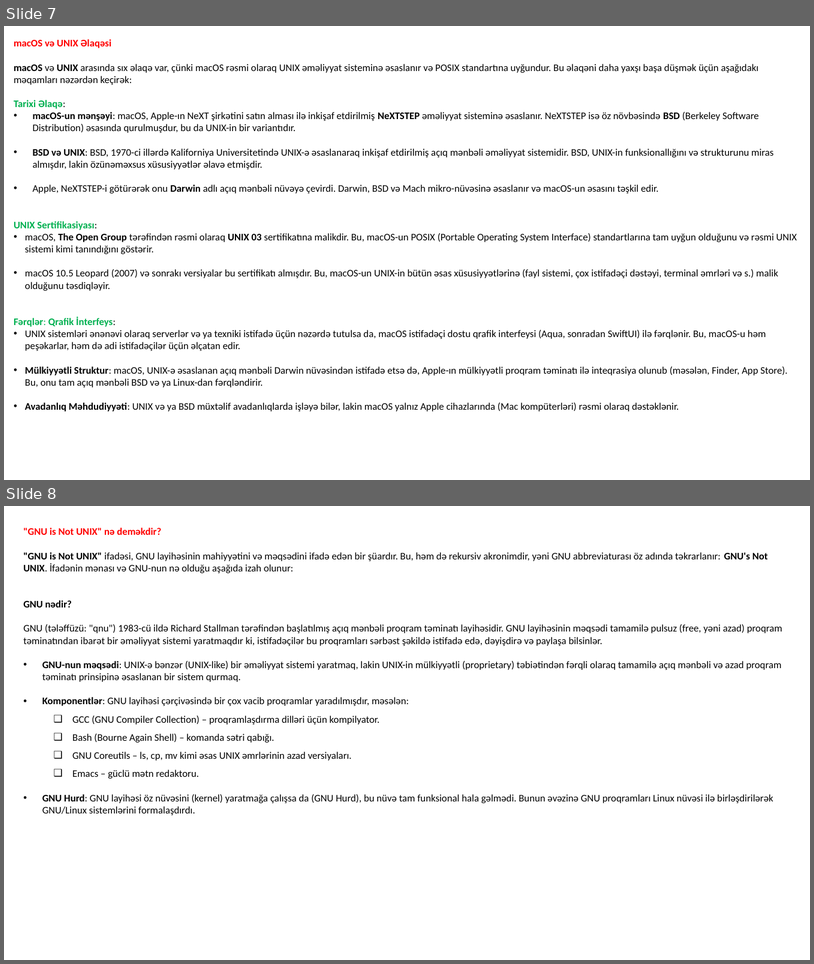
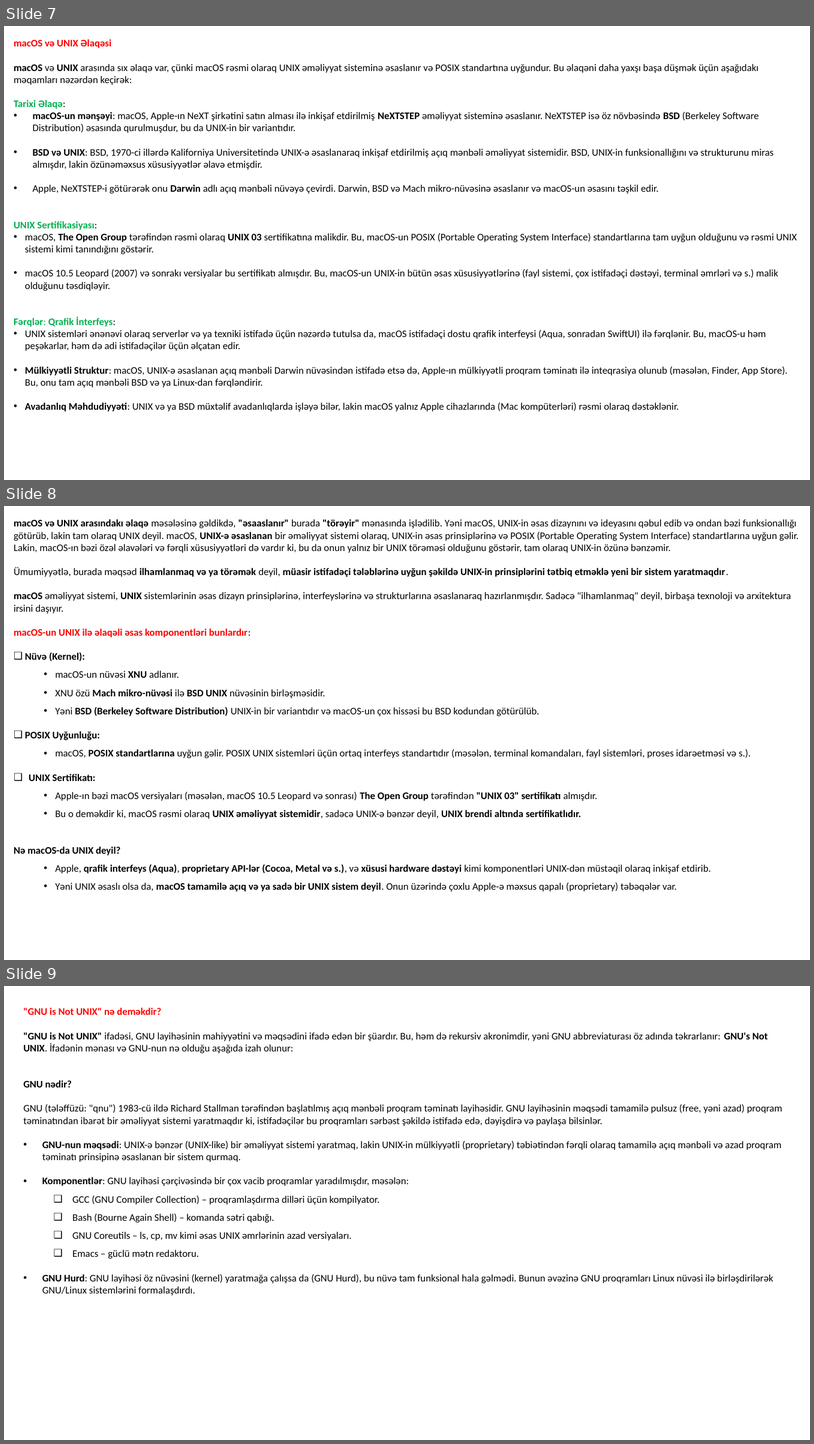
Before and after one commit to codeurient/DevOps, a slide deck: .lessons/3 Operating systems/1 linux/1.pptx. Shown one above the other, each under a label of ours: slides 7 and 8 before the commit, slides 7, 8 and 9 after it. The pictures are 814x964 and 814x1444 pixels, drawn with LibreOffice and Linux fonts; fonts in the diff are those of the drawing. Boxes give left, top, right and bottom in pixels: in the first picture for what was removed or moved away, otherwise in the second. Text is boxed around its words. In the diff, an @@ line names an element or a change of style, - is before the commit and + after.

```diff
--- a/.lessons/3 Operating systems/1 linux/1.pptx
+++ b/.lessons/3 Operating systems/1 linux/1.pptx
@@ slide 8 added at [4, 506, 810, 960], background #FFFFFF @@
@@ text added at [14, 519, 799, 891], 12 pt, text #000000 @@
+macOS və UNIX arasındakı əlaqə məsələsinə gəldikdə, "əsaaslanır" burada "törəyir" mənasında işlədilib. Yəni macOS, UNIX-in əsas dizaynını və ideyasını qəbul edib və ondan bəzi funksionallığı götürüb, lakin tam olaraq UNIX deyil. macOS, UNIX-ə əsaslanan bir əməliyyat sistemi olaraq, UNIX-in əsas prinsiplərinə və POSIX (Portable Operating System Interface) standartlarına uyğun gəlir. Lakin, macOS-ın bəzi özəl əlavələri və fərqli xüsusiyyətləri də vardır ki, bu da onun yalnız bir UNIX törəməsi olduğunu göstərir, tam olaraq UNIX-in özünə bənzəmir.
+Ümumiyyətlə, burada məqsəd ilhamlanmaq və ya törəmək deyil, müasir istifadəçi tələblərinə uyğun şəkildə UNIX-in prinsiplərini tətbiq etməklə yeni bir sistem yaratmaqdır.
+macOS əməliyyat sistemi, UNIX sistemlərinin əsas dizayn prinsiplərinə, interfeyslərinə və strukturlarına əsaslanaraq hazırlanmışdır. Sadəcə "ilhamlanmaq" deyil, birbaşa texnoloji və arxitektura irsini daşıyır.
+macOS-un UNIX ilə əlaqəli əsas komponentləri bunlardır:
+❑ Nüvə (Kernel):
+  • macOS-un nüvəsi XNU adlanır.
+  • XNU özü Mach mikro-nüvəsi ilə BSD UNIX nüvəsinin birləşməsidir.
+  • Yəni BSD (Berkeley Software Distribution) UNIX-in bir variantıdır və macOS-un çox hissəsi bu BSD kodundan götürülüb.
+❑ POSIX Uyğunluğu:
+  • macOS, POSIX standartlarına uyğun gəlir. POSIX UNIX sistemləri üçün ortaq interfeys standartıdır (məsələn, terminal komandaları, fayl sistemləri, proses idarəetməsi və s.).
+❑ UNIX Sertifikatı:
+  • Apple-ın bəzi macOS versiyaları (məsələn, macOS 10.5 Leopard və sonrası) The Open Group tərəfindən "UNIX 03" sertifikatı almışdır.
+  • Bu o deməkdir ki, macOS rəsmi olaraq UNIX əməliyyat sistemidir, sadəcə UNIX-ə bənzər deyil, UNIX brendi altında sertifikatlıdır.
+Nə macOS-da UNIX deyil?
+  • Apple, qrafik interfeys (Aqua), proprietary API-lər (Cocoa, Metal və s.), və xüsusi hardware dəstəyi kimi komponentləri UNIX-dən müstəqil olaraq inkişaf etdirib.
+  • Yəni UNIX əsaslı olsa da, macOS tamamilə açıq və ya sadə bir UNIX sistem deyil. Onun üzərində çoxlu Apple-ə məxsus qapalı (proprietary) təbəqələr var.
@@ what was slide 8 is now slide 9 @@
```
Also in this commit, not shown: 3 other files.
